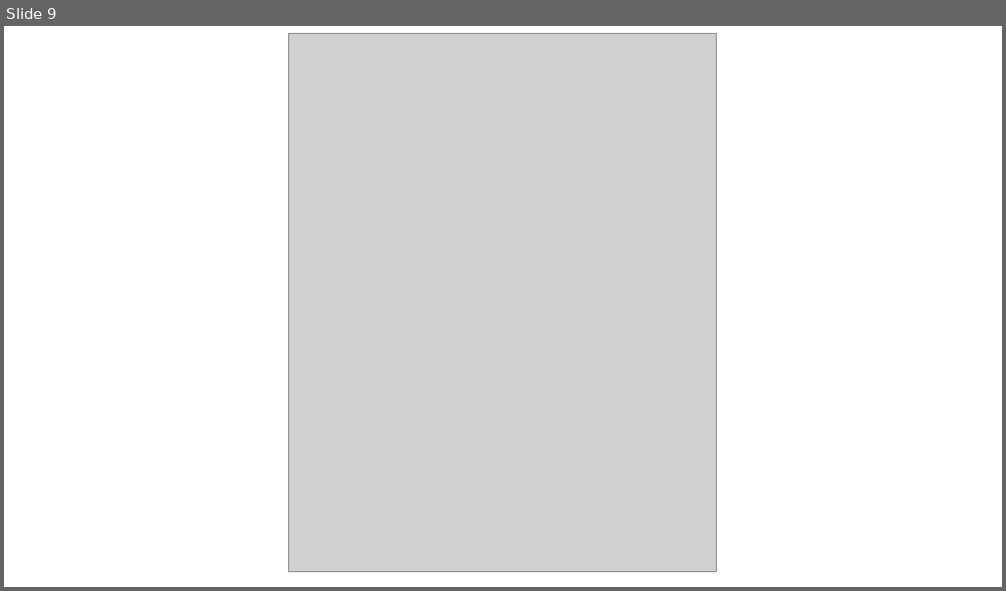
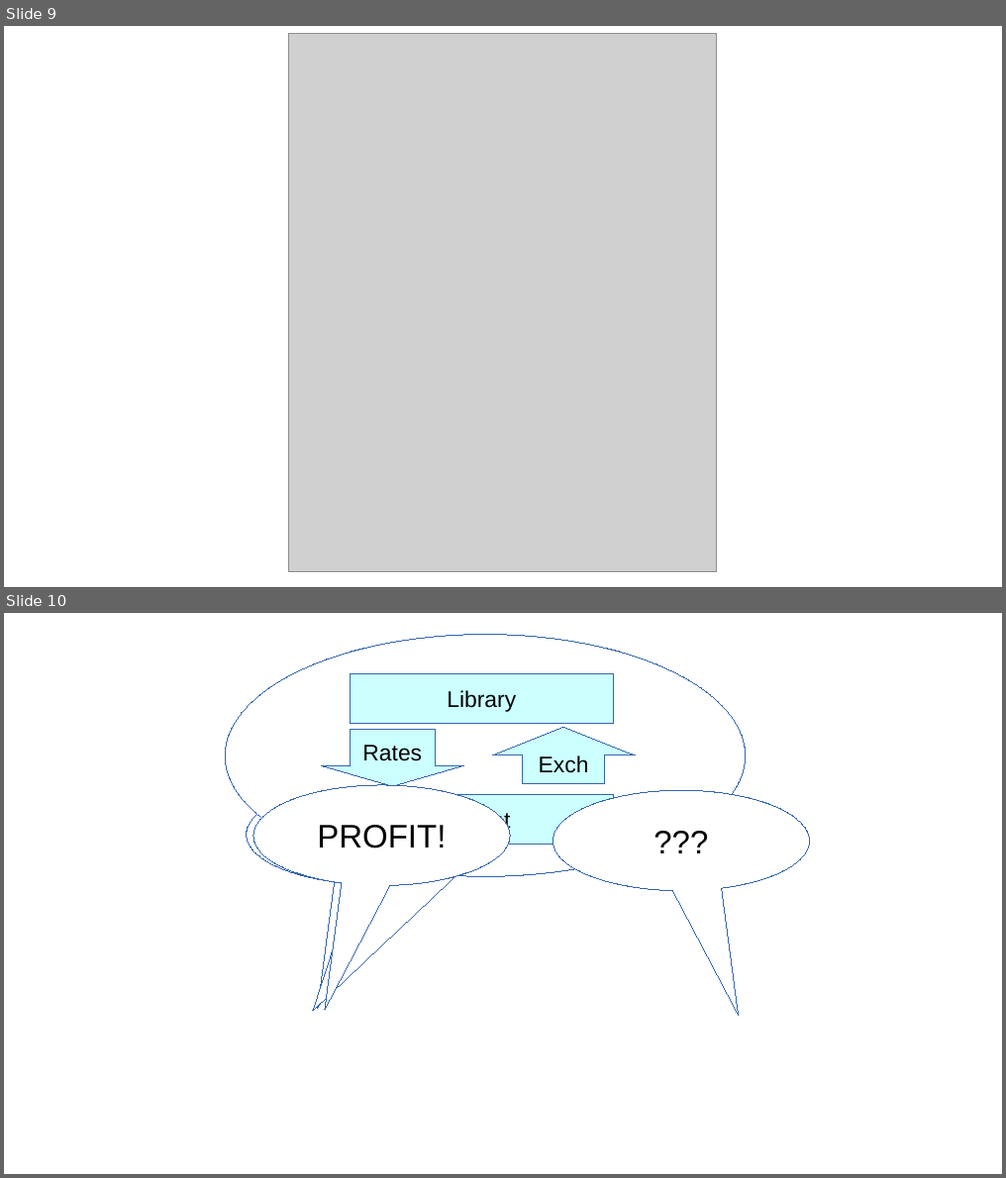
Before and after one commit to air-labs/VideoLectures, a slide deck: IntroductionToIndustialProgramming/git.odp. Shown one above the other, each under a label of ours: slide 9 before the commit, slides 9 and 10 after it. The pictures are 1006x591 and 1006x1178 pixels, drawn with LibreOffice and Linux fonts; fonts in the diff are those of the drawing; grey boxes stand for pictures; background and template pictures are left out. Boxes give left, top, right and bottom in pixels: in the first picture for what was removed or moved away, otherwise in the second. Text is boxed around its words. In the diff, an @@ line names an element or a change of style, - is before the commit and + after.

```diff
--- a/IntroductionToIndustialProgramming/git.odp
+++ b/IntroductionToIndustialProgramming/git.odp
@@ slide 10 added at (4,613,1002,1174), background picture (left out) @@
@@ speech bubble added at (247,784,503,884), fill #FFFFFF, outline #3465AF 0 pt, 26 pt, text #000000 @@
+Borex!
@@ speech bubble added at (253,785,510,885), fill #FFFFFF, outline #3465AF 0 pt, 26 pt, text #000000 @@
+PROFIT!
@@ speech bubble added at (552,790,809,891), fill #FFFFFF, outline #3465AF 0 pt, 26 pt, text #000000 @@
+???
@@ group added at (225,635,746,877): 2 rectangles, 1 speech bubble, 1 down arrow, 1 up arrow @@
+Library
+Rates
+Exch
+Client
```
Also in this commit, not shown: 8 other slides added, 3 other files.
